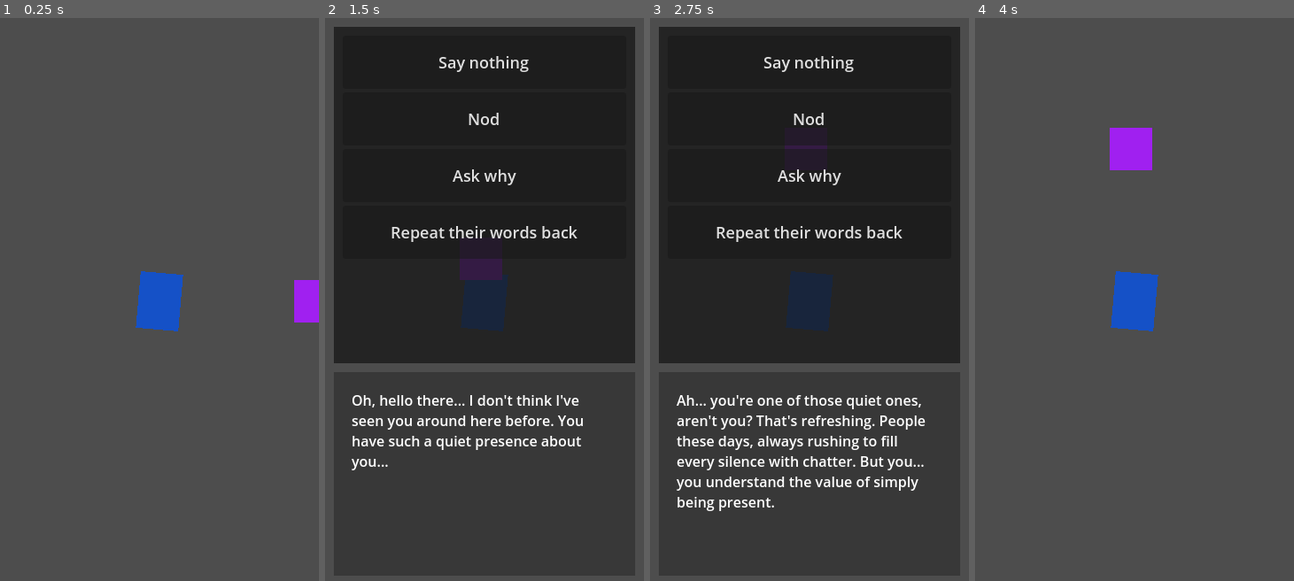
Above: before the commit, frames 1-4 (left to right).
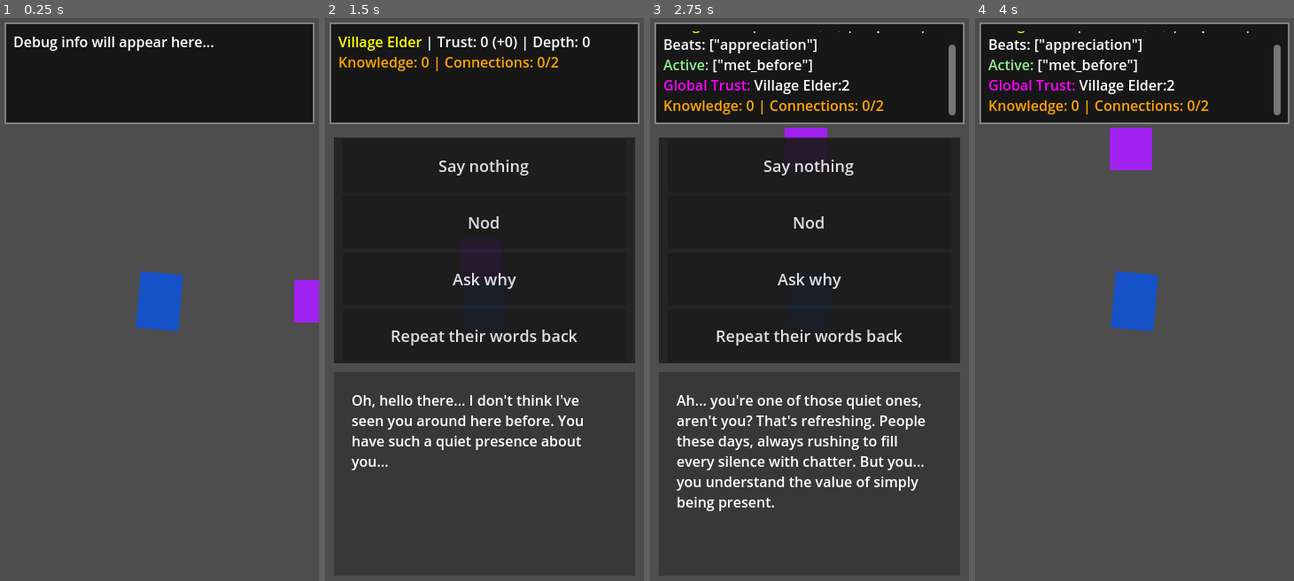
Above: after the commit, the same moments.

Repository: mgsrevolver/bedbound
Game: Godot game, scene res://scenes/Main.tscn
The game is run twice, just before and just after one commit, with the same random seed, the same clock (stepped at 60 frames per second) and the same inputs.
Inputs (mouse positions are in pixels of both pictures, inside the frame that each line leads up to):
- Up to frame 1 (0.25 s): no input
- Up to frame 2 (1.5 s): tap Enter at 0.5 s; hold D (move_right) 0.53-1.28 s; hold S (move_down) from 1.28 s (still down)
- Up to frame 3 (2.75 s): release S (move_down) at 2 s; click "Say nothing" at 2 s
- Up to frame 4 (4 s): click "Nod" at 2.75 s; click (1134, 175) at 3.5 s, where only the run after the commit has a clickable "Continue"

The runs differ from the first frame. In frame 1, 17% of the frame differs, in the area x 1-99%, y 0-19%; in frame 2, 7.5%; in frame 3, 8.2%; in frame 4, 17%.

Commit message:
added debugging panel and trust/breakthrough mechanic

Diff:
--- /dev/null
+++ b/scenes/ui/DebugOverlay.tscn
@@ -0,0 +1,38 @@
+[gd_scene load_steps=2 format=3 uid="uid://ducly34inp8fw"]
+
+[ext_resource type="Script" path="res://scripts/ui/DebugOverlay.gd" id="1_debug"]
+
+[node name="DebugOverlay" type="Control"]
+layout_mode = 3
+anchors_preset = 15
+anchor_right = 1.0
+anchor_bottom = 1.0
+mouse_filter = 2
+script = ExtResource("1_debug")
+
+[node name="DebugPanel" type="Panel" parent="."]
+layout_mode = 1
+anchors_preset = 2
+anchor_left = 0.0
+anchor_top = 0.0
+anchor_right = 1.0
+anchor_bottom = 0.0
+offset_left = 5.0
+offset_top = 5.0
+offset_right = -5.0
+offset_bottom = 120.0
+grow_horizontal = 2
+grow_vertical = 0
+
+[node name="DebugText" type="RichTextLabel" parent="DebugPanel"]
+layout_mode = 1
+anchors_preset = 15
+anchor_right = 1.0
+anchor_bottom = 1.0
+offset_left = 10.0
+offset_top = 10.0
+offset_right = -10.0
+offset_bottom = -10.0
+bbcode_enabled = true
+text = "Debug info will appear here..."
+scroll_following = true
--- a/scripts/dialogue/DialogueManager.gd
+++ b/scripts/dialogue/DialogueManager.gd
@@ -12,11 +12,13 @@
 
 var current_npc: NPC
 var dialogue_ui: DialogueUI
+var debug_overlay: DebugOverlay
 var main_scene: Node
 
 func _ready():
 	main_scene = get_parent()
 	add_to_group("dialogue_manager")
+	setup_debug_overlay()
 
 func start_dialogue(npc: NPC):
 	current_npc = npc
@@ -31,15 +33,48 @@
 		get_tree().current_scene.add_child(dialogue_ui)
 
 	dialogue_ui.option_selected.connect(_on_option_selected)
+	dialogue_ui.conversation_finished.connect(end_dialogue)
 	dialogue_ui.setup_dialogue(npc.get_current_dialogue())
+
+	if debug_overlay:
+		debug_overlay.update_debug_info(current_npc)
 
 func _on_option_selected(option: DialogueOption):
 	var response = current_npc.process_dialogue_option(option)
 
+	if debug_overlay:
+		debug_overlay.update_debug_info(current_npc)
+
 	if response.continues:
 		dialogue_ui.update_dialogue(response.text, response.options)
 	else:
-		end_dialogue()
+		show_conversation_end(response)
+
+func show_conversation_end(response: Dictionary):
+	var trust_change = current_npc.get_last_trust_change()
+	var total_trust = current_npc.trust_level
+	var dead_end_type = response.get("dead_end_type", null)
+
+	# Convert enum to string if needed
+	var dead_end_type_string = ""
+	if dead_end_type != null:
+		if dead_end_type is int:
+			# Convert enum value to string
+			match dead_end_type:
+				NPC.DeadEndType.GENTLE_DEFLECTION:
+					dead_end_type_string = "GENTLE_DEFLECTION"
+				NPC.DeadEndType.BREAKTHROUGH_MOMENT:
+					dead_end_type_string = "BREAKTHROUGH_MOMENT"
+				NPC.DeadEndType.PROTECTIVE_BOUNDARY:
+					dead_end_type_string = "PROTECTIVE_BOUNDARY"
+				NPC.DeadEndType.COMFORTABLE_CONCLUSION:
+					dead_end_type_string = "COMFORTABLE_CONCLUSION"
+				NPC.DeadEndType.TRUST_INSUFFICIENT:
+					dead_end_type_string = "TRUST_INSUFFICIENT"
+		else:
+			dead_end_type_string = str(dead_end_type)
+
+	dialogue_ui.show_conversation_end(current_npc.npc_name, trust_change, total_trust, dead_end_type_string)
 
 func end_dialogue():
 	if dialogue_ui:
@@ -48,3 +83,16 @@
 	main_scene.end_dialog()
 	current_npc = null
 	dialogue_ended.emit()
+
+func setup_debug_overlay():
+	debug_overlay = preload("res://scenes/ui/DebugOverlay.tscn").instantiate()
+
+	# Add debug overlay to the highest UI layer possible
+	var ui_layer = get_tree().current_scene.get_node("UI")
+	if ui_layer:
+		ui_layer.add_child(debug_overlay)
+	else:
+		get_tree().current_scene.add_child(debug_overlay)
+
+	# Ensure debug overlay is always on top
+	debug_overlay.z_index = 100
--- a/scripts/npcs/NPC.gd
+++ b/scripts/npcs/NPC.gd
@@ -15,6 +15,7 @@
 var dialogue_state: Dictionary = {}
 var conversation_tree: Dictionary = {}
 var trust_level: int = 0
+var last_trust_change: int = 0
 var emotional_state: Dictionary = {
 	"beats_hit": [],
 	"conversation_depth": 0,
@@ -85,6 +86,7 @@
 
 func process_response(response_data: Dictionary, option: DialogueManager.DialogueOption) -> Dictionary:
 	var trust_change = response_data.get("trust_change", 0)
+	last_trust_change = trust_change
 	trust_level += trust_change
 	if global_state:
 		global_state.update_npc_trust(npc_name, trust_change)
@@ -127,8 +129,13 @@
 func get_fallback_response(option: DialogueManager.DialogueOption) -> Dictionary:
 	return get_contextual_default(option)
 
+func get_last_trust_change() -> int:
+	return last_trust_change
+
 func handle_say_nothing() -> Dictionary:
-	trust_level += 1
+	var trust_change = 1
+	last_trust_change = trust_change
+	trust_level += trust_change
 
 	if emotional_state.comfort_level >= 3:
 		return {
@@ -152,7 +159,9 @@
 		}
 
 func handle_nod() -> Dictionary:
-	trust_level += 1
+	var trust_change = 1
+	last_trust_change = trust_change
+	trust_level += trust_change
 	emotional_state.comfort_level += 1
 
 	if "understanding" in emotional_state.beats_hit:
@@ -192,7 +201,9 @@
 		}
 
 func handle_repeat_back() -> Dictionary:
-	trust_level += 2
+	var trust_change = 2
+	last_trust_change = trust_change
+	trust_level += trust_change
 	emotional_state.beats_hit.append("understanding")
 
 	if emotional_state.conversation_depth >= 2:
--- /dev/null
+++ b/scripts/ui/DebugOverlay.gd
@@ -0,0 +1,88 @@
+extends Control
+class_name DebugOverlay
+
+@onready var debug_panel: Panel = $DebugPanel
+@onready var debug_text: RichTextLabel = $DebugPanel/DebugText
+
+var is_visible: bool = true
+var current_npc: NPC
+var global_state: GlobalState
+
+func _ready():
+	global_state = get_tree().get_first_node_in_group("global_state")
+	add_to_group("debug_overlay")
+
+	var panel_style = StyleBoxFlat.new()
+	panel_style.bg_color = Color(0.0, 0.0, 0.0, 0.7)
+	panel_style.border_color = Color(0.5, 0.5, 0.5, 1.0)
+	panel_style.border_width_top = 2
+	panel_style.border_width_right = 2
+	panel_style.border_width_bottom = 2
+	panel_style.border_width_left = 2
+	debug_panel.add_theme_stylebox_override("panel", panel_style)
+
+func _input(event):
+	if event.is_action_pressed("ui_cancel"):
+		toggle_visibility()
+
+func toggle_visibility():
+	is_visible = !is_visible
+	visible = is_visible
+
+	# Notify dialogue UI to adjust layout
+	var dialogue_ui = get_tree().get_nodes_in_group("dialogue_ui")
+	for ui in dialogue_ui:
+		if ui.has_method("on_debug_panel_toggled"):
+			ui.on_debug_panel_toggled(is_visible)
+
+func update_debug_info(npc: NPC = null):
+	if npc:
+		current_npc = npc
+
+	var debug_info = ""
+
+	if current_npc:
+		debug_info += "[color=yellow]%s[/color] | Trust: %d (%+d) | Depth: %d" % [
+			current_npc.npc_name,
+			current_npc.trust_level,
+			current_npc.last_trust_change,
+			current_npc.emotional_state.conversation_depth
+		]
+
+		if current_npc.emotional_state.beats_hit.size() > 0:
+			debug_info += " | Beats: %s" % str(current_npc.emotional_state.beats_hit)
+
+		debug_info += "\n"
+
+		var active_states = []
+		for key in current_npc.dialogue_state:
+			if current_npc.dialogue_state[key]:
+				active_states.append(key)
+		if active_states.size() > 0:
+			debug_info += "[color=lightgreen]Active:[/color] %s\n" % str(active_states)
+
+	if global_state:
+		var npc_trusts = global_state.global_trust_network
+		if npc_trusts.size() > 0:
+			debug_info += "[color=magenta]Global Trust:[/color] "
+			var trust_items = []
+			for npc_name in npc_trusts:
+				trust_items.append("%s:%d" % [npc_name, npc_trusts[npc_name]])
+			debug_info += " | ".join(trust_items) + "\n"
+
+		var knowledge_count = global_state.player_knowledge.size()
+		var connections = global_state.story_connections
+		var unlocked_connections = 0
+		for connection_key in connections:
+			if connections[connection_key].unlocked:
+				unlocked_connections += 1
+
+		debug_info += "[color=orange]Knowledge: %d | Connections: %d/%d[/color]" % [knowledge_count, unlocked_connections, connections.size()]
+
+	debug_text.text = debug_info
+
+func _on_dialogue_started(npc: NPC):
+	update_debug_info(npc)
+
+func _on_dialogue_option_processed(npc: NPC):
+	update_debug_info(npc)
--- a/scripts/ui/DialogueUI.gd
+++ b/scripts/ui/DialogueUI.gd
@@ -2,9 +2,12 @@
 class_name DialogueUI
 
 signal option_selected(option: DialogueManager.DialogueOption)
+signal conversation_finished
 
 @onready var dialogue_text: RichTextLabel = $DialoguePanel/DialogueText
 @onready var option_container: VBoxContainer = $OptionsPanel/OptionContainer
+@onready var options_panel: Panel = $OptionsPanel
+@onready var dialogue_panel: Panel = $DialoguePanel
 
 var dialogue_options = [
 	"Say nothing",
@@ -14,6 +17,8 @@
 ]
 
 func _ready():
+	add_to_group("dialogue_ui")
+
 	var panel_style = StyleBoxFlat.new()
 	panel_style.bg_color = Color(0.2, 0.2, 0.2, 0.8)
 	$DialoguePanel.add_theme_stylebox_override("panel", panel_style)
@@ -21,6 +26,8 @@
 	var options_style = StyleBoxFlat.new()
 	options_style.bg_color = Color(0.1, 0.1, 0.1, 0.8)
 	$OptionsPanel.add_theme_stylebox_override("panel", options_style)
+
+	adjust_layout_for_debug_panel()
 
 func setup_dialogue(text: String):
 	dialogue_text.text = text
@@ -64,3 +71,61 @@
 func clear_options():
 	for child in option_container.get_children():
 		child.queue_free()
+
+func show_conversation_end(npc_name: String, trust_change: int, total_trust: int, dead_end_type: String = ""):
+	clear_options()
+
+	var end_message = "Conversation with %s ended." % npc_name
+	var trust_message = ""
+
+	if trust_change > 0:
+		trust_message = "\n[color=green]Trust gained: +%d[/color]" % trust_change
+	elif trust_change < 0:
+		trust_message = "\n[color=red]Trust lost: %d[/color]" % trust_change
+
+	var trust_level_message = "\n[color=yellow]Total Trust: %d[/color]" % total_trust
+
+	var type_message = ""
+	if dead_end_type != "":
+		match dead_end_type:
+			"BREAKTHROUGH_MOMENT":
+				type_message = "\n[color=cyan]✨ Breakthrough moment[/color]"
+			"COMFORTABLE_CONCLUSION":
+				type_message = "\n[color=lightblue]😌 Comfortable ending[/color]"
+			"GENTLE_DEFLECTION":
+				type_message = "\n[color=gray]🤐 They deflected gently[/color]"
+			"PROTECTIVE_BOUNDARY":
+				type_message = "\n[color=orange]🛡️ They set a boundary[/color]"
+			"TRUST_INSUFFICIENT":
+				type_message = "\n[color=red]⚠️ Need more trust[/color]"
+
+	dialogue_text.text = end_message + trust_message + trust_level_message + type_message
+
+	var continue_button = Button.new()
+	continue_button.text = "Continue"
+	continue_button.custom_minimum_size = Vector2(200, 60)
+	continue_button.add_theme_font_size_override("font_size", 18)
+	continue_button.pressed.connect(func(): conversation_finished.emit())
+	option_container.add_child(continue_button)
+
+func adjust_layout_for_debug_panel():
+	# Check if debug overlay exists and is visible
+	var debug_overlay = get_tree().get_first_node_in_group("debug_overlay")
+	var debug_panel_height = 0
+
+	if debug_overlay and debug_overlay.visible:
+		debug_panel_height = 125  # Debug panel height + margin
+
+	# Adjust options panel to start after debug panel
+	options_panel.offset_top = 10 + debug_panel_height
+
+	# If debug panel is taking space, reduce options panel height accordingly
+	if debug_panel_height > 0:
+		options_panel.offset_bottom = 390  # Keep same bottom position
+	else:
+		# Reclaim the space when debug panel is hidden
+		options_panel.offset_top = 10
+		options_panel.offset_bottom = 390
+
+func on_debug_panel_toggled(is_visible: bool):
+	adjust_layout_for_debug_panel()
Not shown, added: scripts/ui/DebugOverlay.gd.uid
